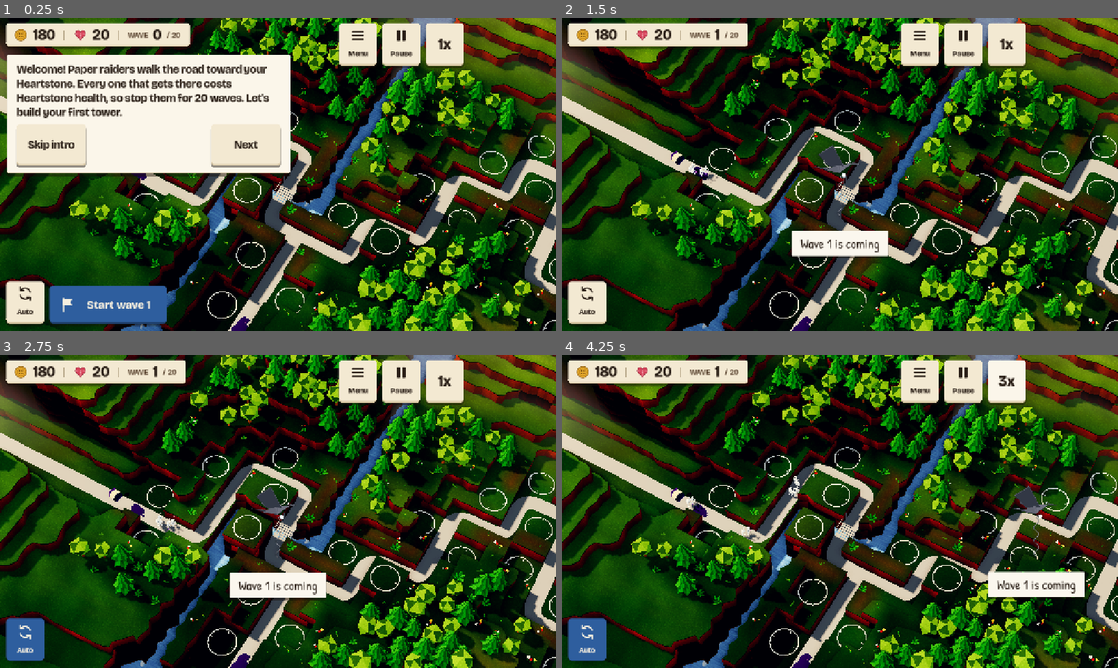
Above: before the commit, frames 1-4 (two rows, left to right).
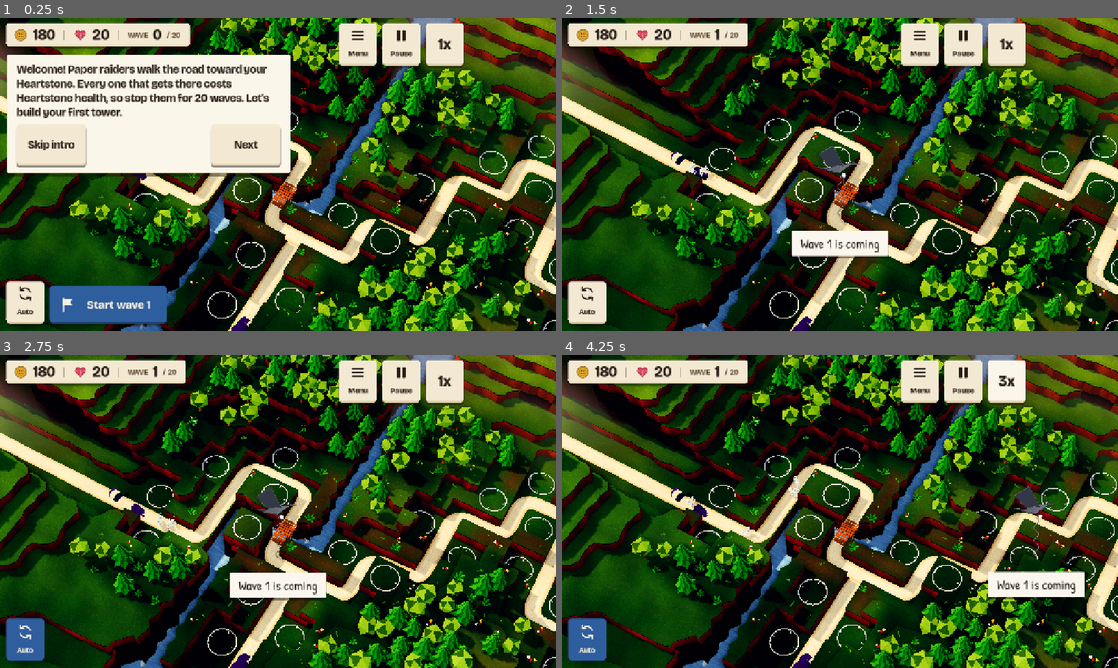
Above: after the commit, the same moments.

Repository: juanpalopez/psychic-bassoon
Game: Godot game, scene res://main.tscn
The game is run twice, just before and just after one commit, with the same random seed, the same clock (stepped at 60 frames per second) and the same inputs.
Inputs:
- Up to frame 1 (0.25 s): no input
- Up to frame 2 (1.5 s): click "Start wave 1" at 0.5 s; click "Skip intro" at 1.25 s
- Up to frame 3 (2.75 s): click "Auto" at 2 s
- Up to frame 4 (4.25 s): click "1x" at 2.75 s; click "2x" at 3.5 s

The runs differ from the first frame. In frame 1, 5.3% of the frame differs, in the area x 0-100%, y 24-100%; in frame 2, 6.5%; in frame 3, 6.5%; in frame 4, 6.8%.

Commit message:
fix(render): wear the shared painted paper under the diorama's one haze
The haze is now the Environment's fog (#343), so the bed keeps no fog
of its own; the bridges wear painted.gdshader like the ground, and the
slot hands each mesh its look as a material override.

Refs #325

Co-Authored-By: Claude Opus 5.5 <noreply@anthropic.com>
Claude-Session: https://claude.ai/code/session_01Sz86dVkFgcmfUpmh5hksT1

Diff:
--- a/godot/render/diorama/road_bed_builder.gd
+++ b/godot/render/diorama/road_bed_builder.gd
@@ -119,12 +119,13 @@
 	return made
 
 
-## The bridges, one surface of faceted planks, posts and ropes in `diorama_vc.gdshader`.
+## The bridges, one surface of faceted planks, posts and ropes in the painted paper the ground
+## and the props share (`painted.gdshader`, its colours linear in the vertex colours).
 static func bridge_mesh(map: GameMap, height_fn: Callable) -> ArrayMesh:
 	var mesh := FacetMesh.new()
 	for bridge in map.bridges:
 		_bridge(mesh, bridge, map.seed, height_fn)
-	return mesh.commit(PaperLook.material("diorama_vc"))
+	return mesh.commit(PaperLook.material("painted"))
 
 
 ## A route's points, in sim cells.
--- a/godot/render/diorama/road_bed_slot.gd
+++ b/godot/render/diorama/road_bed_slot.gd
@@ -1,5 +1,6 @@
 ## The diorama's `RoadBeds` slot (#325): `RoadBedBuilder`'s road beds and bridges, built from the
-## field's map and routes on the field's terrain tops. Two meshes, two draw calls.
+## field's map and routes on the field's terrain tops. Two meshes, two draw calls, each wearing
+## its own look (the bed its flagstones, the bridges the painted paper).
 @tool
 class_name RoadBedSlot
 extends DioramaBuilder
@@ -7,13 +8,12 @@
 
 func build(field: TerrainField) -> void:
 	clear()
-	# the bed and the bridges fade into the haze past the map, as the terrain does
-	var half := Vector2(float(field.map.cols), float(field.map.rows)) / 2.0
-	RoadBedBuilder.bed_material().set_shader_parameter("map_half", half)
-	PaperLook.material("diorama_vc").set_shader_parameter("map_half", half)
 	var made := RoadBedBuilder.build(field.map, field.routes, Callable(field, "top_at"))
 	for child in made.get_children():
-		made.remove_child(child)
-		add_child(child)
-		count((child as MeshInstance3D).mesh, 1)
+		var part := child as MeshInstance3D
+		var casts := part.cast_shadow != GeometryInstance3D.SHADOW_CASTING_SETTING_OFF
+		var look: Material = null
+		if part.mesh.get_surface_count() > 0:
+			look = part.mesh.surface_get_material(0)
+		add_mesh(part.name, part.mesh, look, casts)
 	made.free()
--- a/godot/render/paper/diorama_vc.gdshader
+++ /dev/null
@@ -1,18 +0,0 @@
-// The diorama's generated props (#325 bridges, #326 scatter): faceted card with its colours in
-// the vertex colours (linear light, times the MultiMesh instance colour, which Godot multiplies
-// into COLOR), in the painted paper every lit surface shares (painted.gdshaderinc), fading into
-// the haze past the map like the terrain (haze.gdshaderinc). One surface a prop, so one draw
-// call a prop type. Closed models: the back faces are culled.
-shader_type spatial;
-
-#include "res://render/paper/painted.gdshaderinc"
-#include "res://render/paper/haze.gdshaderinc"
-
-void vertex() {
-	PAINTED_VERTEX
-}
-
-void fragment() {
-	PAINTED_PAPER(COLOR.rgb, 1.0, 0.0)
-	HAZE_FOG(painted_world)
-}
--- a/godot/render/paper/road_bed.gdshader
+++ b/godot/render/paper/road_bed.gdshader
@@ -4,11 +4,10 @@
 // distance out from its middle, 0 to 1). The flagstones are laid in world space, so the bed and
 // the yard share one paving. Nothing reads the screen, so Compatibility, Mobile and Forward+ draw
 // it the same; a few mixes and one noise read a pixel. It is lit as the painted paper every lit
-// surface shares (painted.gdshaderinc) and fades into the haze past the map like the terrain.
+// surface shares (painted.gdshaderinc); the haze is the Environment's fog, as on the terrain.
 shader_type spatial;
 
 #include "res://render/paper/painted.gdshaderinc"
-#include "res://render/paper/haze.gdshaderinc"
 
 group_uniforms road;
 // The sand, its worn edge, the joints between flagstones and the lip's outer face, where the bed
@@ -60,5 +59,4 @@
 	// the lip's outer face, past its crest
 	colour = mix(colour, lip_colour, smoothstep(0.95, 1.0, across));
 	PAINTED_PAPER(colour, 1.0, 0.0)
-	HAZE_FOG(painted_world)
 }
Not shown, removed: godot/render/paper/diorama_vc.gdshader.uid
